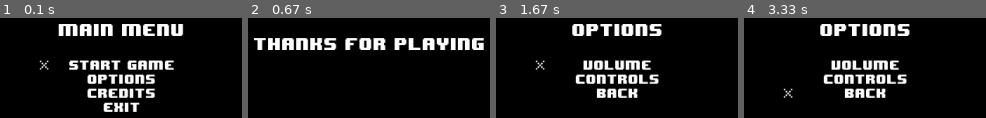
Above: before the commit, frames 1-4 (left to right).
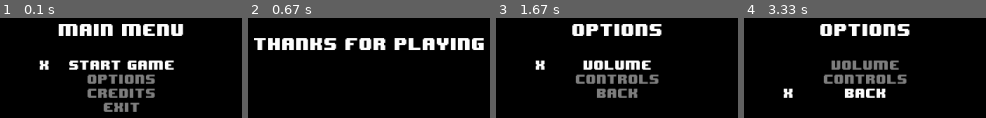
Above: after the commit, the same moments.

Repository: dinismyroshnyk/Archived
Game: pygame game, started from main.py
The game is run twice, just before and just after one commit, with the same random seed, the same clock (stepped at 60 frames per second) and the same inputs.
Inputs:
- Up to frame 1 (0.1 s): no input
- Up to frame 2 (0.67 s): tap Enter at 0.33 s
- Up to frame 3 (1.67 s): tap Enter at 0.67, 1.5 s; hold Down 1-1.47 s
- Up to frame 4 (3.33 s): hold Up 1.83-2.2 s; hold Down 2.23-2.6 s; hold Up 2.63-2.93 s; hold Down 2.97-3.27 s; hold Up from 3.3 s (still down)

The runs differ from the first frame. In frame 1, 5.6% of the frame differs, in the area x 16-65%, y 42-94%; in frame 2, nothing differs; in frame 3, 4.2%; in frame 4, 5.0%.

Commit message:
Updated menu.

Diff:
--- a/game.py
+++ b/game.py
@@ -10,7 +10,7 @@
         self.display = pygame.Surface((self.DISPLAY_W,self.DISPLAY_H))
         self.window = pygame.display.set_mode(((self.DISPLAY_W,self.DISPLAY_H)))
         self.font_name = 'assets/fonts/8-BIT WONDER.TTF'
-        self.BLACK, self.WHITE = (0, 0, 0), (255, 255, 255)
+        self.BLACK, self.WHITE, self.GRAY = (0, 0, 0), (255, 255, 255), (128, 128, 128)
         self.main_menu = MainMenu(self)
         self.options = OptionsMenu(self)
         self.credits = CreditsMenu(self)
@@ -22,7 +22,7 @@
             if self.SELECT_KEY:
                 self.playing = False
             self.display.fill(self.BLACK)
-            self.draw_text('Thanks for Playing', 20, self.DISPLAY_W/2, self.DISPLAY_H/2)
+            self.draw_text('Thanks for Playing', 20, (self.DISPLAY_W/2, self.DISPLAY_H/2), self.WHITE)
             self.window.blit(self.display, (0,0))
             pygame.display.update()
             self.reset_keys()
@@ -49,9 +49,9 @@
     def reset_keys(self):
         self.UP_KEY, self.DOWN_KEY, self.SELECT_KEY = False, False, False
 
-    def draw_text(self, text, size, x, y):
+    def draw_text(self, text, size, xy, color):
         font = pygame.font.Font(self.font_name, size)
-        text_surface = font.render(text, True, self.WHITE)
+        text_surface = font.render(text, True, color)
         text_rect = text_surface.get_rect()
-        text_rect.center = (x, y)
+        text_rect.center = (xy)
         self.display.blit(text_surface, text_rect)
--- a/menu.py
+++ b/menu.py
@@ -9,7 +9,7 @@
         self.offset = - 100
 
     def draw_cursor(self):
-        self.game.draw_text('*', 15, self.cursor_rect.x, self.cursor_rect.y)
+        self.game.draw_text('x', 15, (self.cursor_rect.x, self.cursor_rect.y), self.game.WHITE)
 
     def blit_screen(self):
         self.game.window.blit(self.game.display, (0,0))
@@ -43,11 +43,11 @@
         }
 
     def draw_menu(self):
-        self.game.draw_text('Main Menu', 20, self.game.DISPLAY_W/2, self.game.DISPLAY_H/2 - 20)
-        self.game.draw_text("Start Game", 15, self.start_x, self.start_y)
-        self.game.draw_text("Options", 15, self.options_x, self.options_y)
-        self.game.draw_text("Credits", 15, self.credits_x, self.credits_y)
-        self.game.draw_text("Exit", 15, self.exit_x, self.exit_y)
+        self.game.draw_text('Main Menu', 20, (self.game.DISPLAY_W/2, self.game.DISPLAY_H/2 - 20), self.game.WHITE)
+        self.game.draw_text("Start Game", 15, (self.start_x, self.start_y), self.game.WHITE if self.state == 'Start' else self.game.GRAY)
+        self.game.draw_text("Options", 15, (self.options_x, self.options_y), self.game.WHITE if self.state == 'Options' else self.game.GRAY)
+        self.game.draw_text("Credits", 15, (self.credits_x, self.credits_y), self.game.WHITE if self.state == 'Credits' else self.game.GRAY)
+        self.game.draw_text("Exit", 15, (self.exit_x, self.exit_y), self.game.WHITE if self.state == 'Exit' else self.game.GRAY)
 
     def move_cursor(self):
         if self.game.DOWN_KEY:
@@ -91,10 +91,10 @@
         }
 
     def draw_menu(self):
-        self.game.draw_text('Options', 20, self.game.DISPLAY_W/2, self.game.DISPLAY_H/2 - 20)
-        self.game.draw_text("Volume", 15, self.vol_x, self.vol_y)
-        self.game.draw_text("Controls", 15, self.controls_x, self.controls_y)
-        self.game.draw_text("Back", 15, self.back_x, self.back_y)
+        self.game.draw_text('Options', 20, (self.game.DISPLAY_W/2, self.game.DISPLAY_H/2 - 20), self.game.WHITE)
+        self.game.draw_text("Volume", 15, (self.vol_x, self.vol_y), self.game.WHITE if self.state == 'Volume' else self.game.GRAY)
+        self.game.draw_text("Controls", 15, (self.controls_x, self.controls_y), self.game.WHITE if self.state == 'Controls' else self.game.GRAY)
+        self.game.draw_text("Back", 15, (self.back_x, self.back_y), self.game.WHITE if self.state == 'Back' else self.game.GRAY)
 
     def move_cursor(self):
         if self.game.DOWN_KEY:
@@ -129,9 +129,9 @@
         self.cursor_rect.midtop = (self.back_x + self.offset, self.back_y)
 
     def draw_menu(self):
-        self.game.draw_text('Credits', 20, self.game.DISPLAY_W/2, self.game.DISPLAY_H/2 - 20)
-        self.game.draw_text('Made by me', 15, self.game.DISPLAY_W/2, self.game.DISPLAY_H/2 + 10)
-        self.game.draw_text("Back", 15, self.back_x, self.back_y)
+        self.game.draw_text('Credits', 20, (self.game.DISPLAY_W/2, self.game.DISPLAY_H/2 - 20), self.game.WHITE)
+        self.game.draw_text('Made by me', 15, (self.game.DISPLAY_W/2, self.game.DISPLAY_H/2 + 10), self.game.GRAY)
+        self.game.draw_text("Back", 15, (self.back_x, self.back_y), self.game.WHITE)
 
     def check_input(self):
         if self.game.SELECT_KEY:
